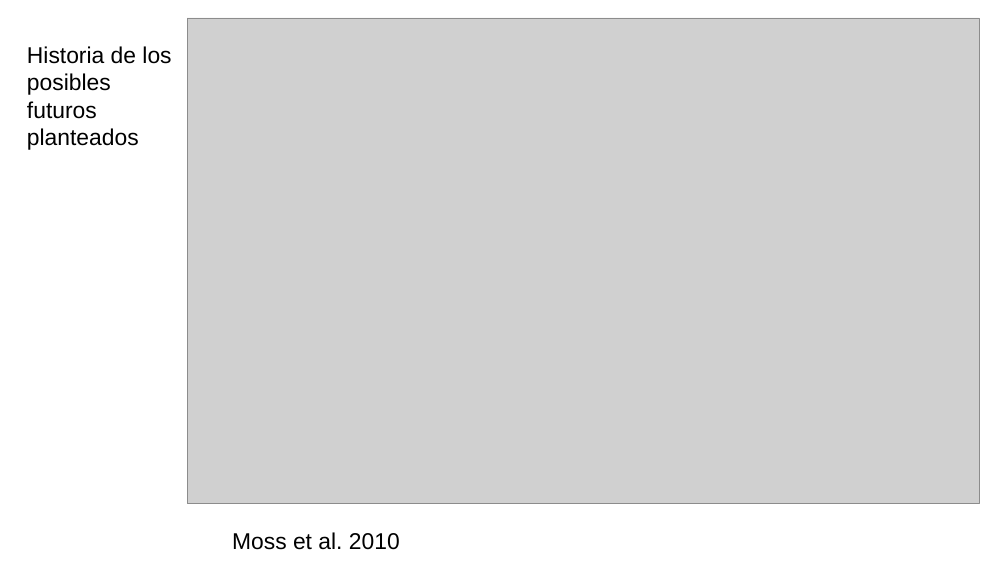
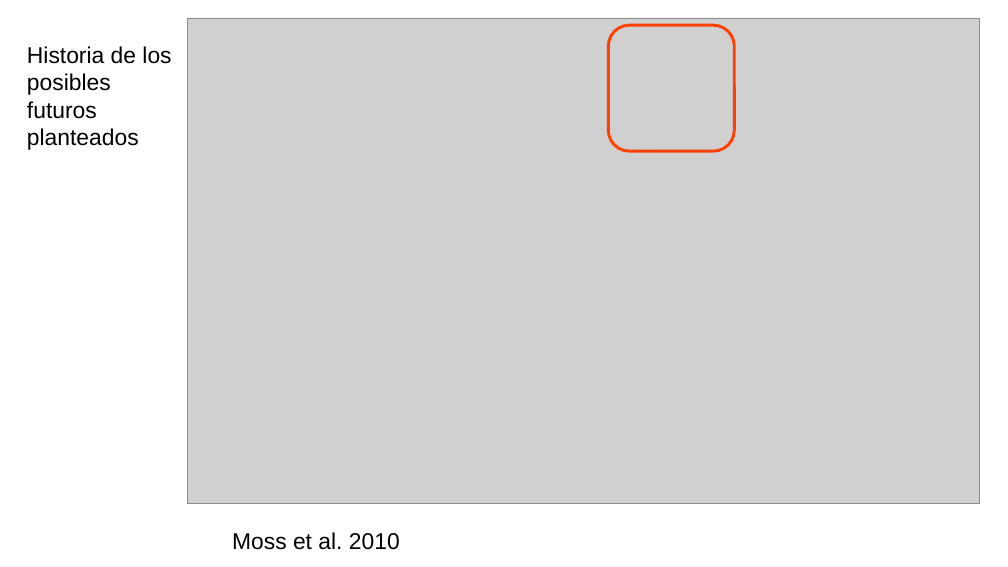
Before and after one commit to gerardommc/Ecologia-Teorica-II, a slide deck: slide 7 of Cambio-climatico/Escenarios.odp. Drawn at 1008x567 pixels with LibreOffice and Linux fonts; fonts in the diff are those of the drawing; grey boxes stand for pictures. Boxes give left, top, right and bottom in pixels: in the first picture for what was removed or moved away, otherwise in the second. Text is boxed around its words. In the diff, an @@ line names an element or a change of style, - is before the commit and + after.

```diff
--- a/Cambio-climatico/Escenarios.odp
+++ b/Cambio-climatico/Escenarios.odp
@@ rounded rectangle added at box(608, 26, 735, 152), outline #FF4000 2.3 pt @@
```
Also in this commit, not shown: 5 slides added, 4 other files.
